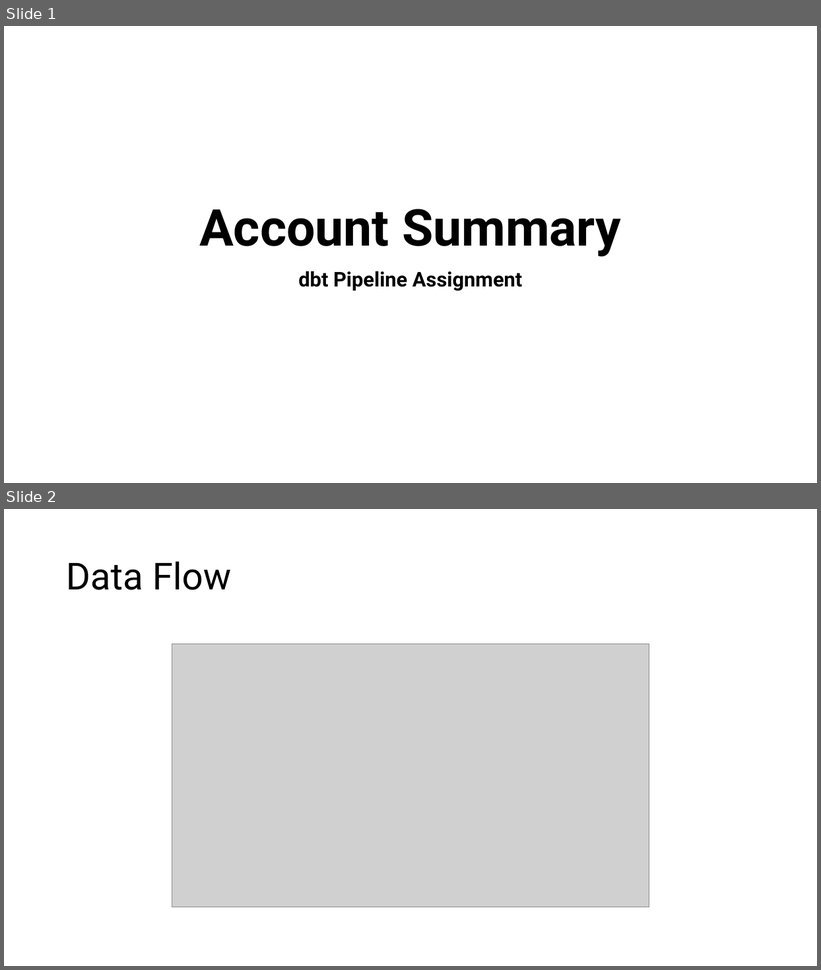
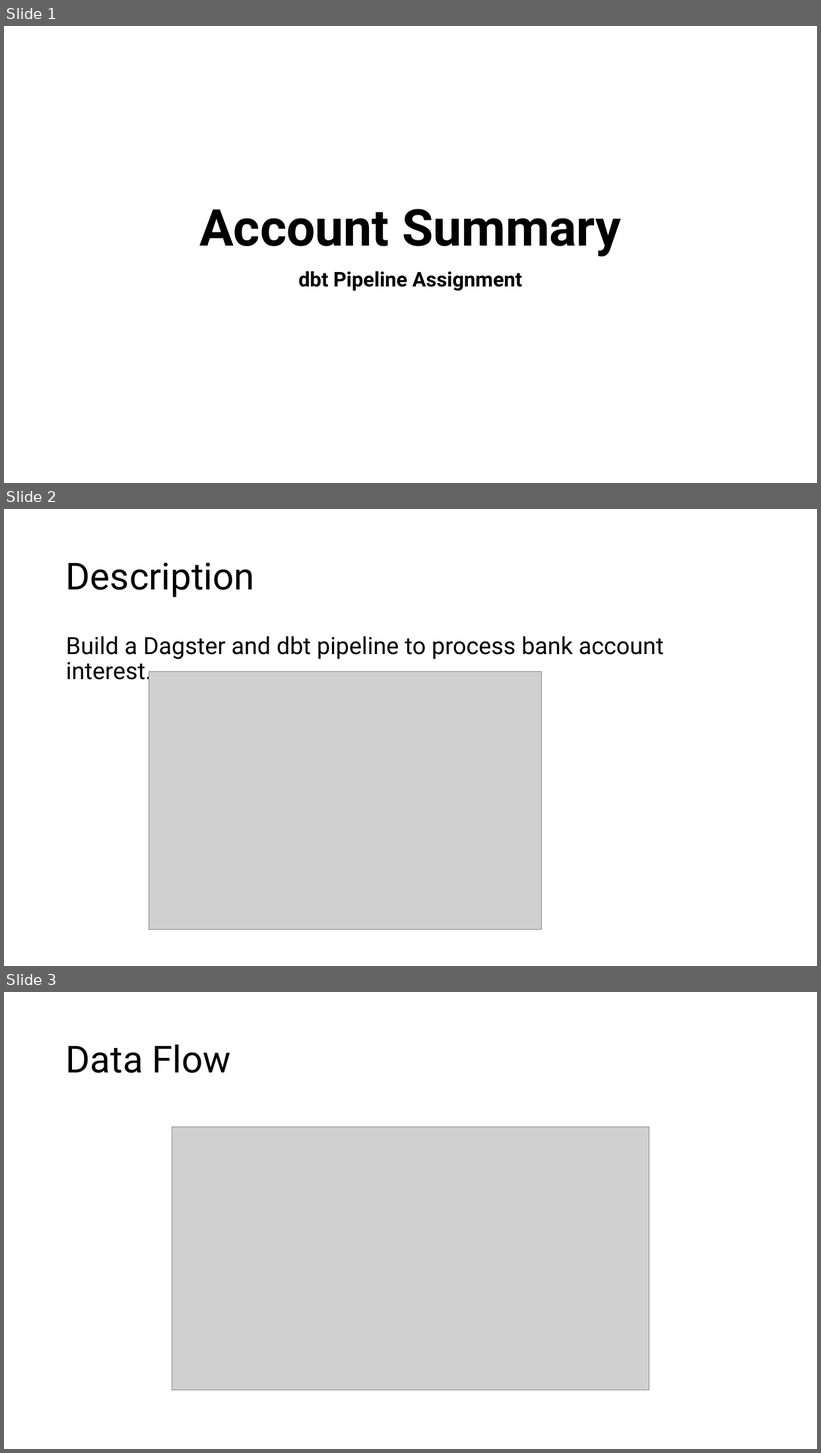
Before and after one commit to jackzhou/lending_club, a slide deck: banking/Account Summary .pptx. Shown one above the other, each under a label of ours: slides 1 and 2 before the commit, slides 1, 2 and 3 after it. The pictures are 821x970 and 821x1453 pixels, drawn with LibreOffice and Linux fonts; fonts in the diff are those of the drawing; grey boxes stand for pictures. Boxes give left, top, right and bottom in pixels: in the first picture for what was removed or moved away, otherwise in the second. Text is boxed around its words. In the diff, an @@ line names an element or a change of style, - is before the commit and + after.

Commit message:
more slides for account summary

```diff
--- a/banking/Account Summary .pptx
+++ b/banking/Account Summary .pptx
@@ slide 2 added at (x1=4, y1=509, x2=817, y2=966), background #FFFFFF @@
@@ title added at (x1=66, y1=562, x2=255, y2=597), 44 pt, text #000000 @@
+Description
@@ text added at (x1=66, y1=636, x2=664, y2=685), 28 pt, text #000000 @@
+Build a Dagster and dbt pipeline to process bank account interest.
@@ picture added at (x1=149, y1=672, x2=542, y2=931) @@
@@ what was slide 2 is now slide 3 @@
```
